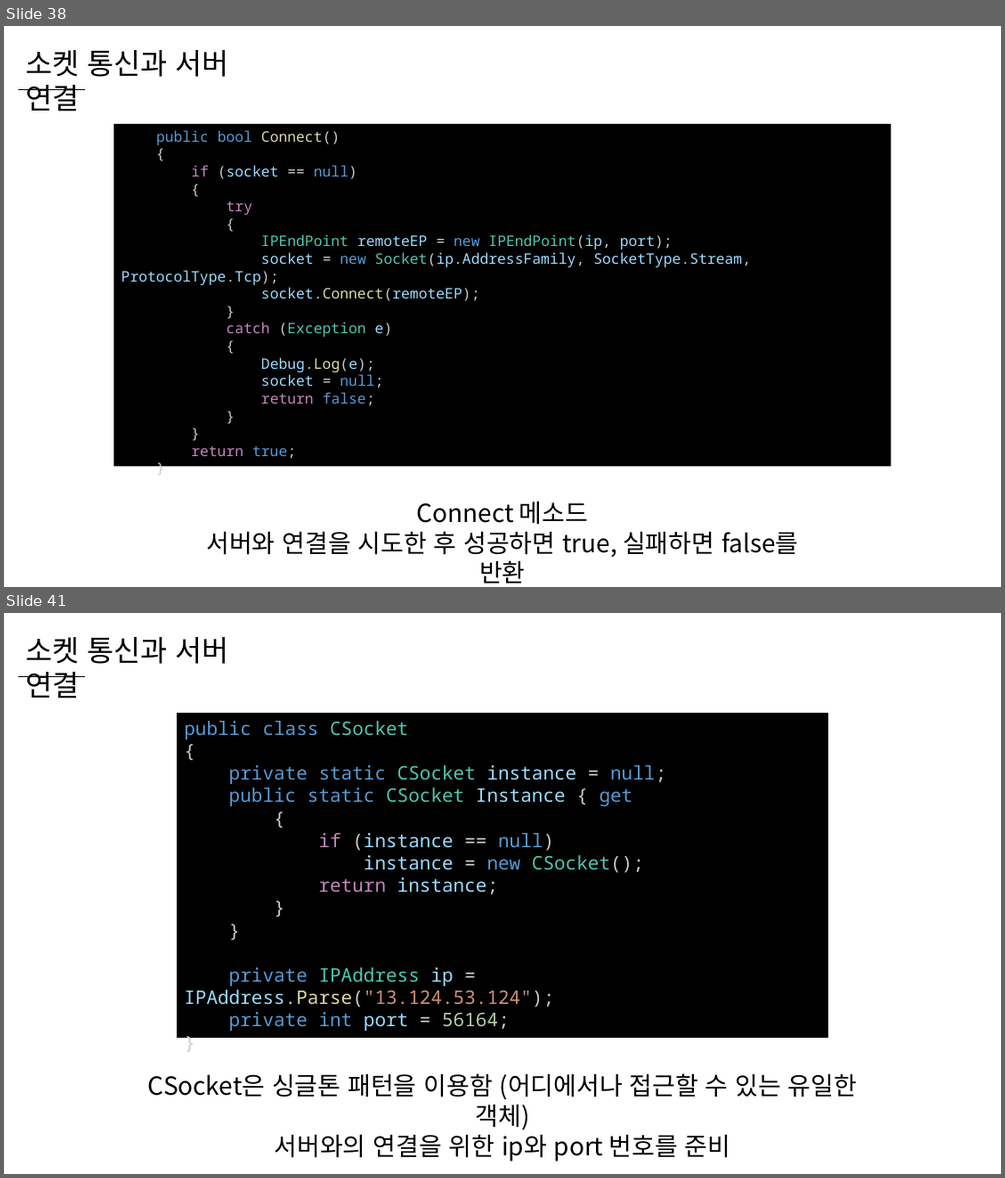
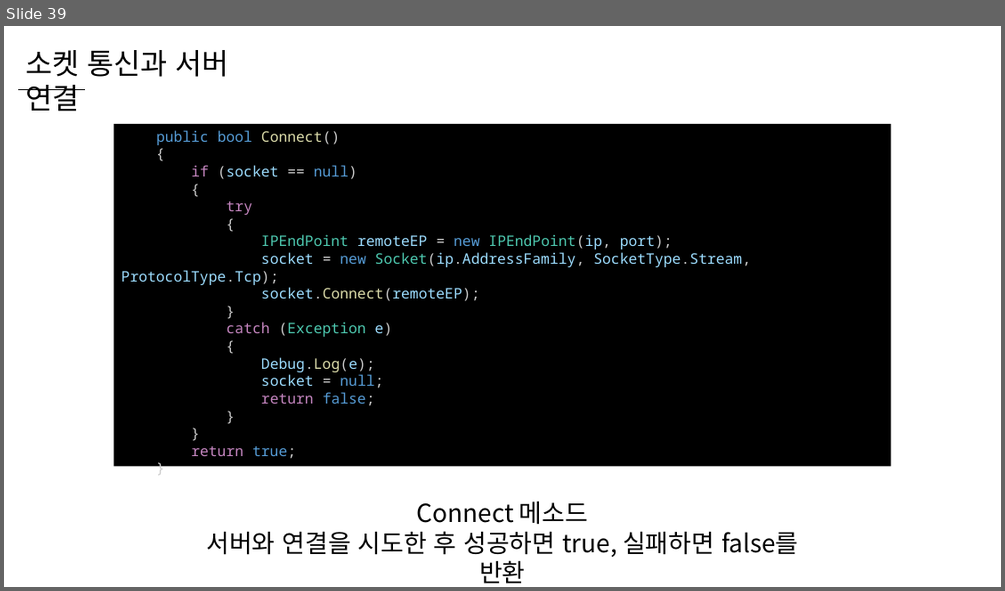
Before and after one commit to WooLyung/2023-Unity-Lecture, a slide deck: Day 1/Day 1.pptx. Shown one above the other, each under a label of ours: slides 38 and 41 before the commit, slide 39 after it; the slides between them are not shown. The pictures are 1005x1178 and 1005x591 pixels, drawn with LibreOffice and Linux fonts; fonts in the diff are those of the drawing. Boxes give left, top, right and bottom in pixels: in the first picture for what was removed or moved away, otherwise in the second. Text is boxed around its words. In the diff, an @@ line names an element or a change of style, - is before the commit and + after.

```diff
--- a/Day 1/Day 1.pptx
+++ b/Day 1/Day 1.pptx
@@ slide 41 removed at [4, 613, 1001, 1174], background #FFFFFF @@
@@ text removed at [25, 637, 228, 698] @@
-소켓 통신과 서버 연결
@@ line removed from (18, 676) to (85, 676) @@
@@ rectangle removed at [177, 713, 828, 1037] @@
-public class CSocket
-{
-private static CSocket instance = null;
-public static CSocket Instance { get
-{
-if (instance == null)
-instance = new CSocket();
-return instance;
-}
-}
-private IPAddress ip = IPAddress.Parse("13.124.53.124");
-private int port = 56164;
-}
@@ text removed at [148, 1073, 857, 1161] @@
-CSocket은 싱글톤 패턴을 이용함 (어디에서나 접근할 수 있는 유일한 객체)
-서버와의 연결을 위한 ip와 port 번호를 준비
@@ what was slide 38 is now slide 39 @@
```
Also in this commit, not shown: 8 slides changed, 20 slides added, 7 other files.
